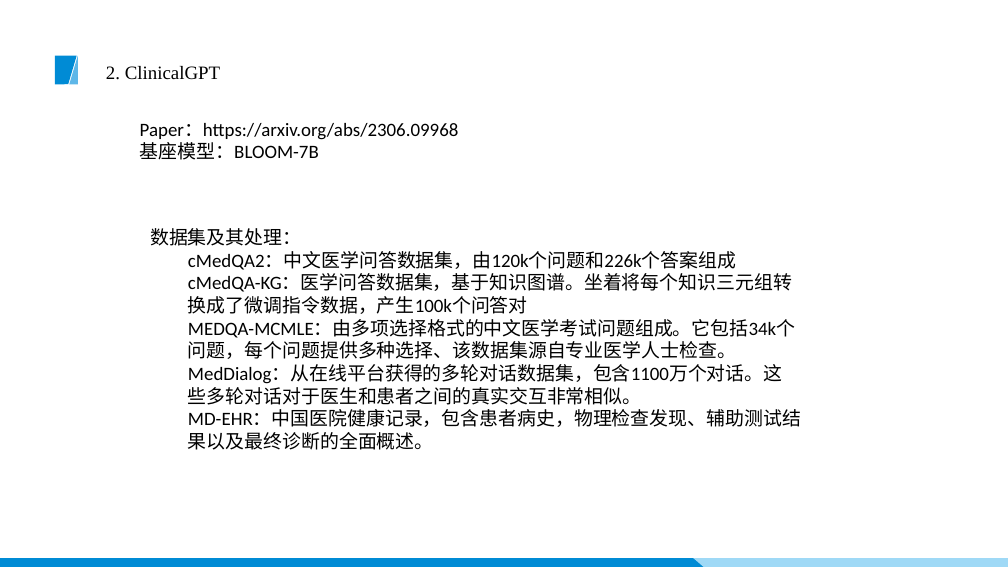
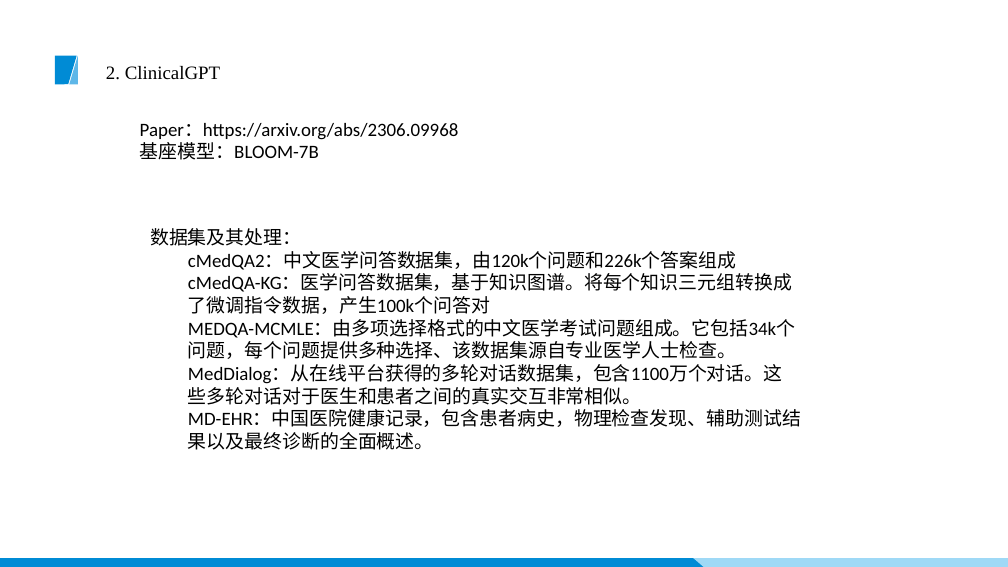
Before and after one commit to liweiyadeclot/GraduateStage1, a slide deck: slide 5 of LLM/医学大模型.pptx. Drawn at 1008x567 pixels with LibreOffice and Linux fonts; fonts in the diff are those of the drawing; background and template pictures are left out. Boxes give left, top, right and bottom in pixels: in the first picture for what was removed or moved away, otherwise in the second. Text is boxed around its words. In the diff, an @@ line names an element or a change of style, - is before the commit and + after.

```diff
--- a/LLM/医学大模型.pptx
+++ b/LLM/医学大模型.pptx
@@ text at [188, 274, 792, 314]: text changed @@
-  cMedQA-KG：医学问答数据集，基于知识图谱。坐着将每个知识三元组转换成了微调指令数据，产生100k个问答对
+  cMedQA-KG：医学问答数据集，基于知识图谱。将每个知识三元组转换成了微调指令数据，产生100k个问答对
```
Also in this commit, not shown: 1 other slide changed.
